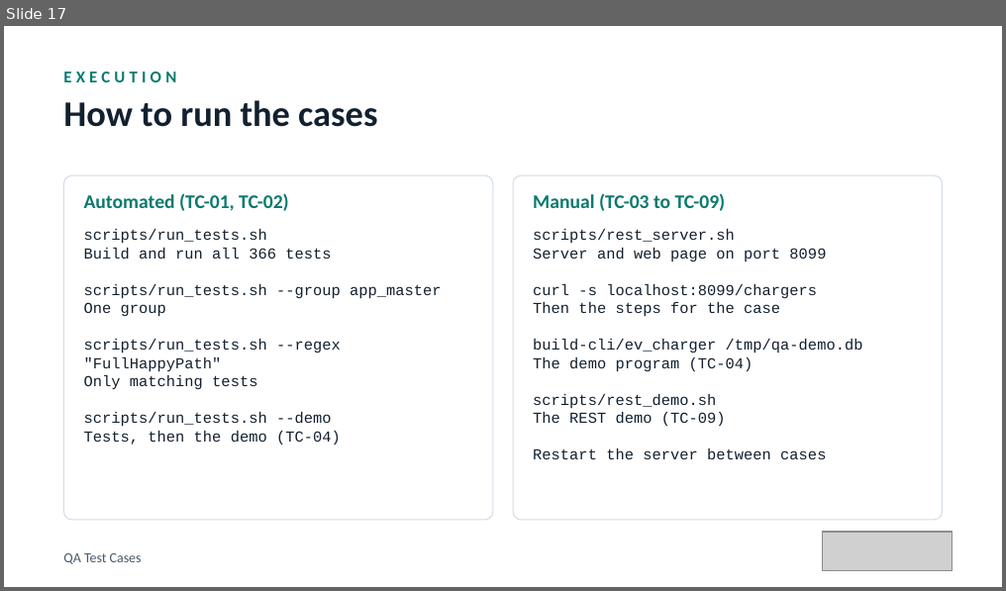
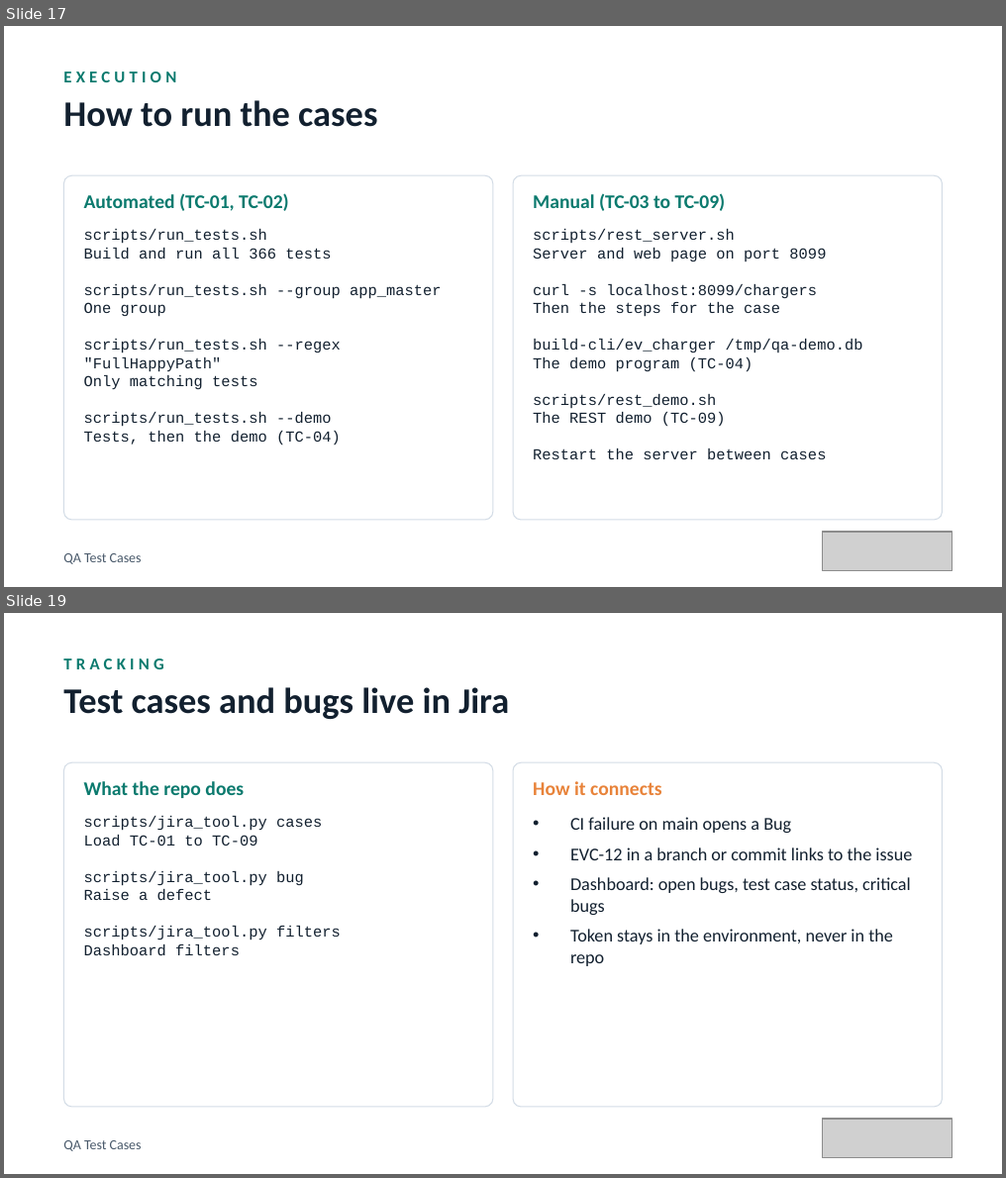
Before and after one commit to elitesoftwareqa/ev-charger, a slide deck: docs/presentation/EV-Charger-QA-Test-Cases.pptx. Shown one above the other, each under a label of ours: slide 17 before the commit, slides 17 and 19 after it; the slides between them are not shown. The pictures are 1006x591 and 1006x1178 pixels, drawn with LibreOffice and Linux fonts; fonts in the diff are those of the drawing; grey boxes stand for pictures. Boxes give left, top, right and bottom in pixels: in the first picture for what was removed or moved away, otherwise in the second. Text is boxed around its words. In the diff, an @@ line names an element or a change of style, - is before the commit and + after.

Commit message:
Update docs for Jira, test run results and bug tracking; add filters command for the dashboard

```diff
--- a/docs/presentation/EV-Charger-QA-Test-Cases.pptx
+++ b/docs/presentation/EV-Charger-QA-Test-Cases.pptx
@@ slide 19 added at bbox=[4, 613, 1002, 1174], background #FFFFFF @@
@@ text added at bbox=[63, 659, 163, 669], 12 pt, text #0B7A6E, bold @@
+TRACKING
@@ text added at bbox=[63, 687, 509, 719], 26 pt, text #12202F, bold @@
+Test cases and bugs live in Jira
@@ rounded rectangle added at bbox=[63, 762, 493, 1107], fill #FFFFFF, outline #D3DCE6 0.75 pt @@
@@ text added at bbox=[84, 781, 244, 798], 14 pt, text #0B7A6E, bold @@
+What the repo does
@@ rounded rectangle added at bbox=[513, 762, 943, 1107], fill #FFFFFF, outline #D3DCE6 0.75 pt @@
@@ text added at bbox=[533, 781, 661, 795], 14 pt, text #E8833A, bold @@
+How it connects
@@ text added at bbox=[84, 816, 341, 956], 11 pt, text #12202F @@
+scripts/jira_tool.py cases
+Load TC-01 to TC-09
+scripts/jira_tool.py bug
+Raise a defect
+scripts/jira_tool.py filters
+Dashboard filters
@@ text added at bbox=[570, 817, 912, 966], 13 pt, text #12202F @@
+• CI failure on main opens a Bug
+• EVC-12 in a branch or commit links to the issue
+• Dashboard: open bugs, test case status, critical bugs
+• Token stays in the environment, never in the repo
@@ text added at bbox=[63, 1141, 142, 1152], 10 pt, text #4A5A6B @@
+QA Test Cases
@@ picture added at bbox=[823, 1119, 952, 1157] @@
```
Also in this commit, not shown: 1 slide changed, 1 other slide added, 7 other files.
